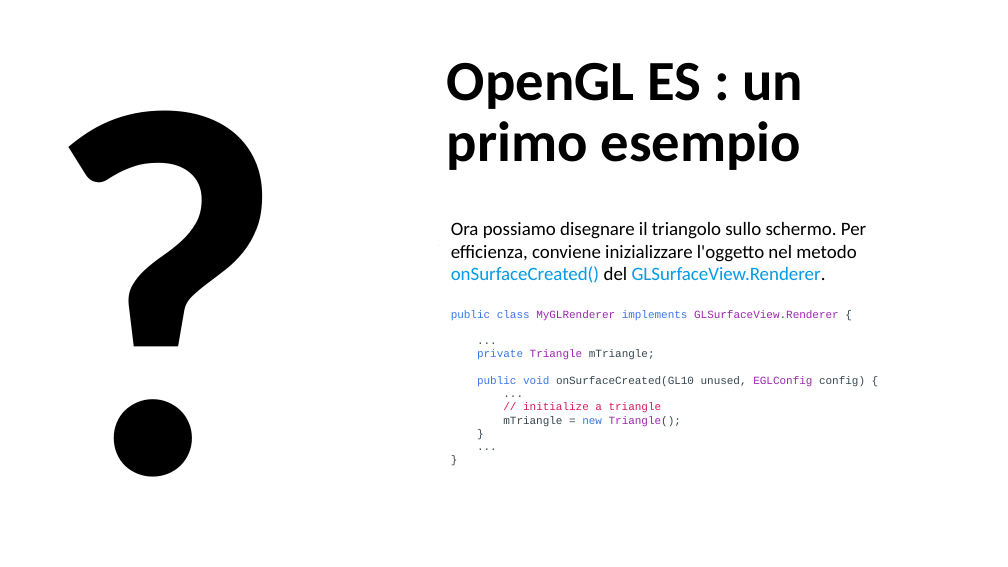
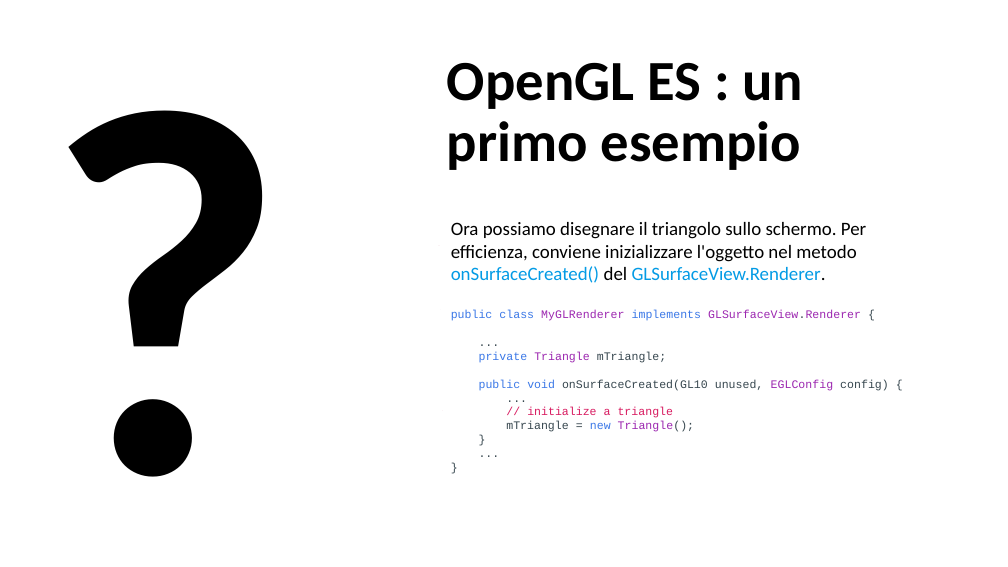
Before and after one commit to AntonioDOrazio/MobileProgramming_OpenGL, a slide deck: slide 27 of Materiale/BozzaOpenGL.pptx. Drawn at 1008x567 pixels with LibreOffice and Linux fonts; fonts in the diff are those of the drawing. Boxes give left, top, right and bottom in pixels: in the first picture for what was removed or moved away, otherwise in the second. Text is boxed around its words. In the diff, an @@ line names an element or a change of style, - is before the commit and + after.

```diff
--- a/Materiale/BozzaOpenGL.pptx
+++ b/Materiale/BozzaOpenGL.pptx
@@ text in free at bbox=[451, 310, 889, 432]: size 10.5 to 11 pt in "public class MyGLRenderer implements GLSurfaceView.Renderer  ..." @@
```
Also in this commit, not shown: 13 other slides changed, 1 slide added, 2 slides removed, 1 other file.
